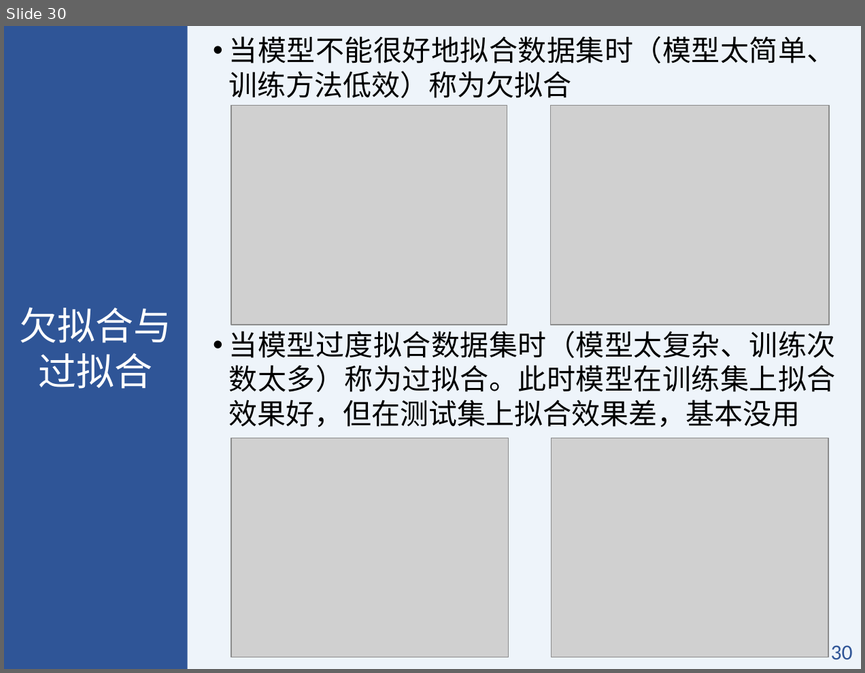
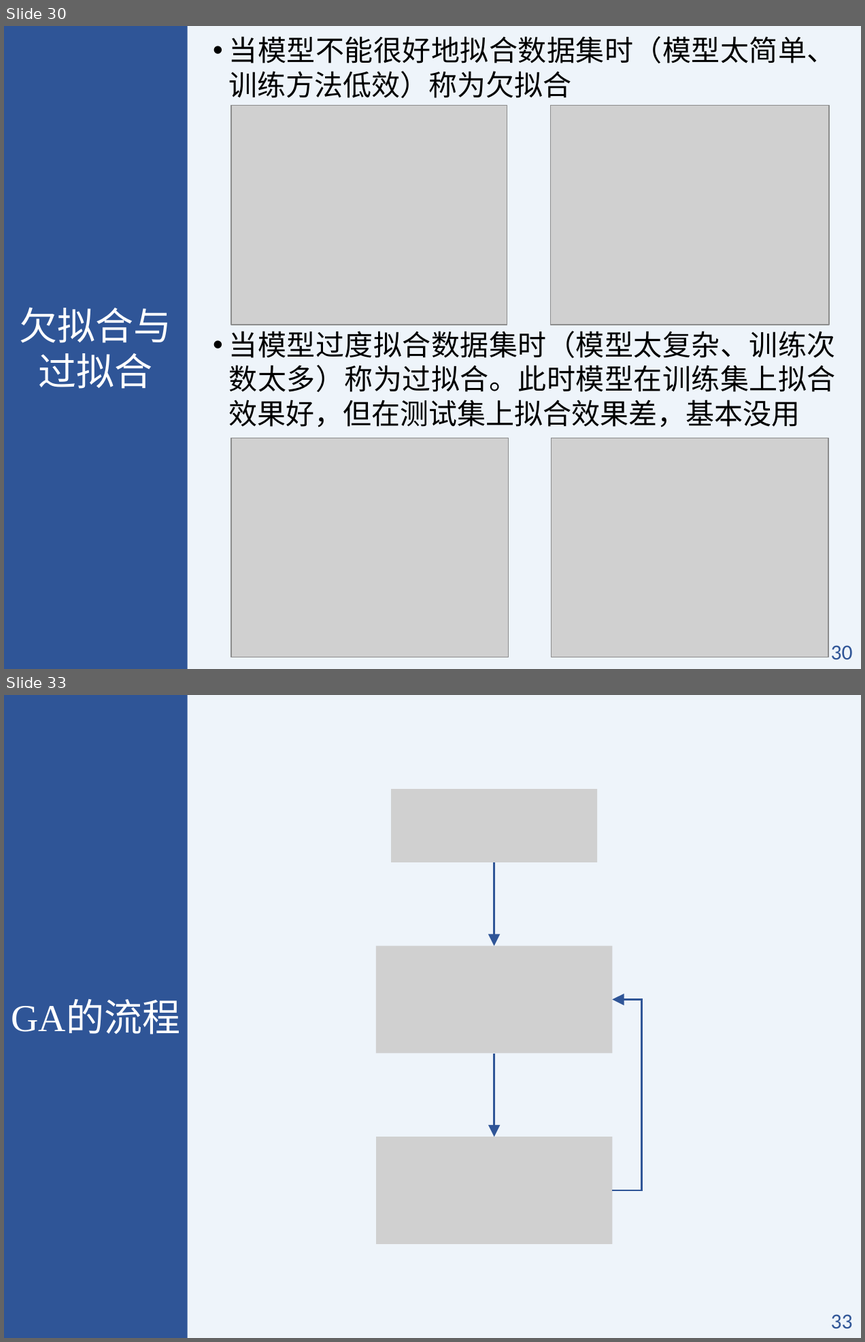
Before and after one commit to BIMK/MATLAB, a slide deck: slides/第8讲.pptx. Shown one above the other, each under a label of ours: slide 30 before the commit, slides 30 and 33 after it; the slides between them are not shown. The pictures are 865x673 and 865x1342 pixels, drawn with LibreOffice and Linux fonts; fonts in the diff are those of the drawing; grey boxes stand for pictures. Boxes give left, top, right and bottom in pixels: in the first picture for what was removed or moved away, otherwise in the second. Text is boxed around its words. In the diff, an @@ line names an element or a change of style, - is before the commit and + after.

```diff
--- a/slides/第8讲.pptx
+++ b/slides/第8讲.pptx
@@ slide 33 added at [4, 695, 861, 1338], background #DEEBF7 at 50% opacity; not listed: 2 template elements that a slide beside it also shows @@
@@ picture added at [392, 790, 598, 863] @@
@@ elbow arrow added from (494, 862) to (494, 946), #2F5597 1.5 pt @@
@@ picture added at [376, 946, 613, 1053] @@
@@ elbow arrow added from (613, 1190) to (613, 999), #2F5597 1.5 pt @@
@@ text added at [11, 1002, 180, 1034], 32 pt, text #FFFFFF @@
+GA的流程
@@ elbow arrow added from (494, 1053) to (494, 1136), #2F5597 1.5 pt @@
@@ picture added at [376, 1136, 613, 1243] @@
```
Also in this commit, not shown: 1 slide changed, 6 other slides added, 7 other files.
